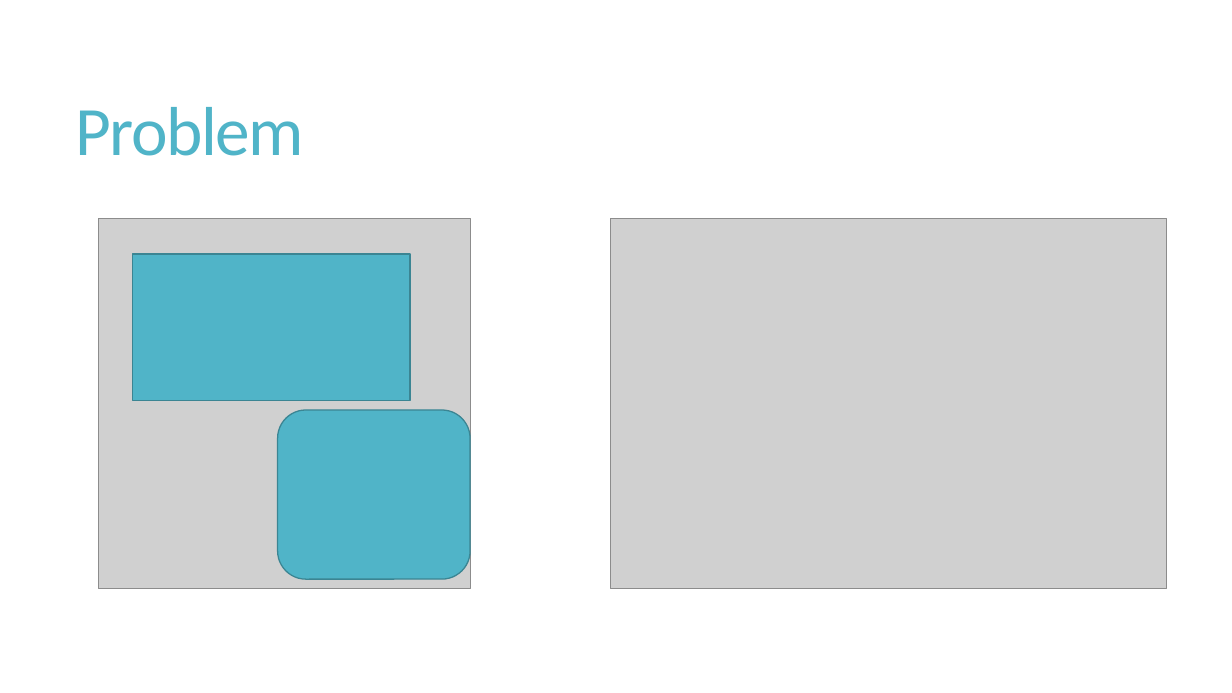
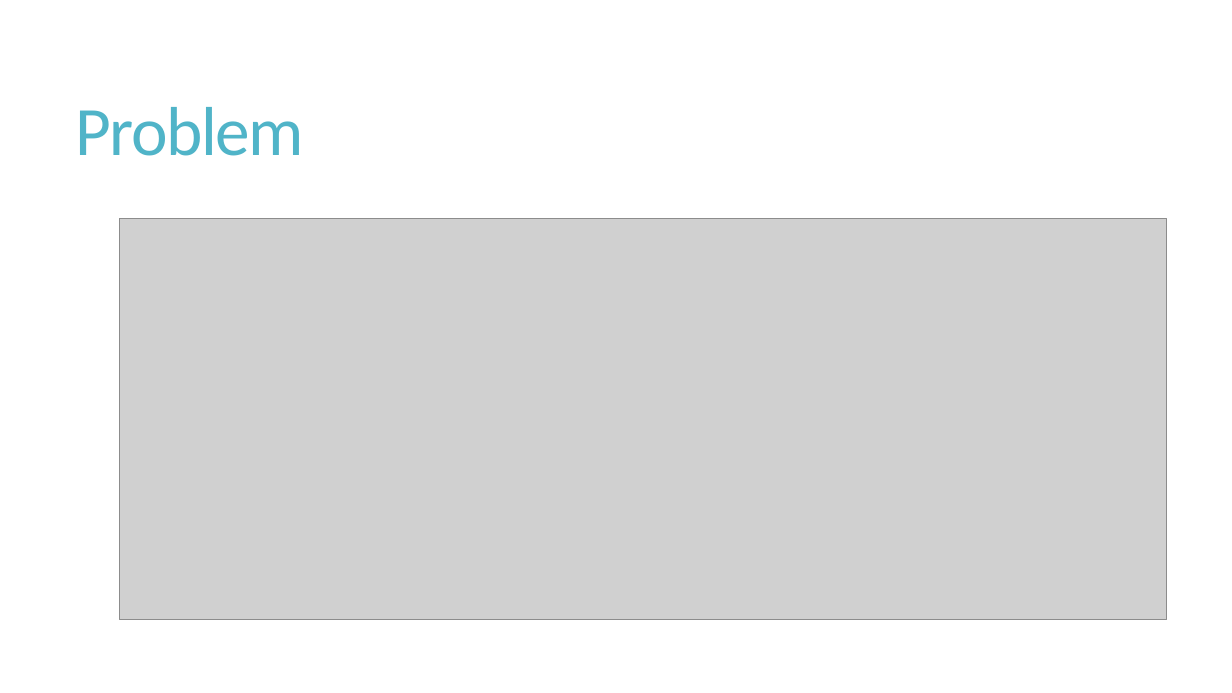
Before and after one commit to shugaibl/T012Project, a slide deck: slide 3 of Pres.pptx (slide 2 before the commit). Drawn at 1232x693 pixels with LibreOffice and Linux fonts; fonts in the diff are those of the drawing; grey boxes stand for pictures. Boxes give left, top, right and bottom in pixels: in the first picture for what was removed or moved away, otherwise in the second. Text is boxed around its words. In the diff, an @@ line names an element or a change of style, - is before the commit and + after.

```diff
--- a/Pres.pptx
+++ b/Pres.pptx
@@ picture removed at <box>98,218,470,589</box> @@
@@ picture: place and size @@
-picture at <box>611,218,1167,589</box>
+picture at <box>119,218,1166,620</box>
@@ rectangle removed at <box>133,254,410,400</box> @@
@@ rounded rectangle removed at <box>277,410,470,579</box> @@
```
Also in this commit, not shown: 3 slides added, 1 slide removed.
